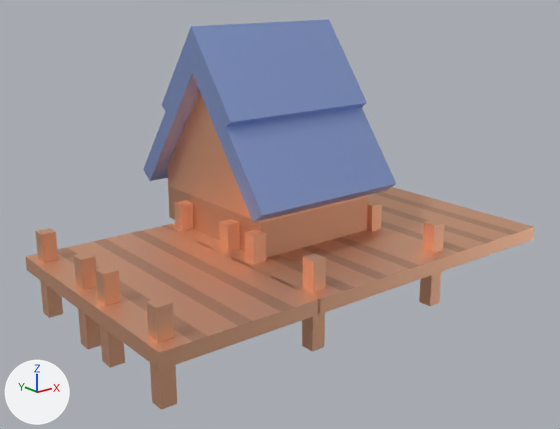
An edit to the FBX model Shata/Assets/Level/Building/Resources/Models/FisherHouselvl1.fbx, drawn before and after from the same camera.
Rendered twice from a camera (50 mm lens) standing at (-0.757, -1.022, 0.665) and looking at (0.075, 0.018, 0.249). Arrows for +X, +Y and +Z are at lower left; the lights stay in place. Where no turn or scale is listed for an object, it has been applied to the vertices.

The scene before the commit, as lines of its bpy script (objects in view):
```python
ob_dock_001 = bpy.data.objects.new('Dock.001', me_mesh_002)
ob_dock_001.location = (0.09, 0.112, 0.1)
ob_dock_003 = bpy.data.objects.new('Dock.003', me_mesh_004)
ob_dock_003.location = (0.09, -0.113, 0.1)
ob_dock_005 = bpy.data.objects.new('Dock.005', me_mesh_006)
ob_dock_005.location = (0.365, -0.113, 0.1)
ob_dock_006 = bpy.data.objects.new('Dock.006', me_mesh_009)
ob_dock_006.location = (-0.18, -0.113, 0.1)
ob_dock_007 = bpy.data.objects.new('Dock.007', me_mesh_010)
ob_dock_007.location = (-0.18, 0.112, 0.1)
# also in view: 'Dock' at (0.365, 0.112, 0.175); 'building.001' at (0.115, 0.112, 0.389)
```
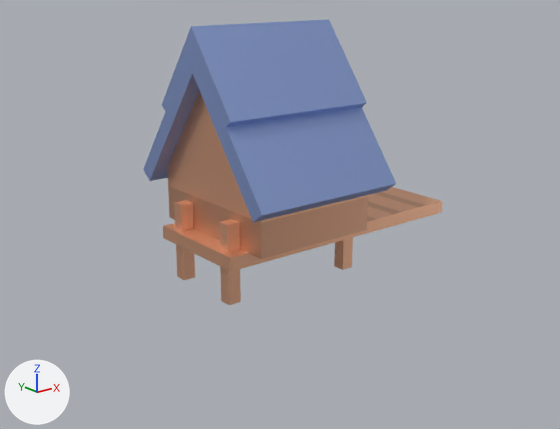
Location of each change, (x1, y1, x2, y2) in pixels of the pictures (560 x 429 px):
'Dock.006', deleted: before (83, 257, 320, 410)
    faces in mat_dirt_008 (beige #f2be9e): (83, 257, 320, 410)
    faces in mat_wood_008 (beige #dbab8e): (120, 264, 294, 341)
'Dock.003', deleted: before (232, 229, 440, 352)
    faces in mat_dirt_005 (beige #f2be9e): (232, 229, 440, 352)
    faces in mat_wood_005 (beige #dbab8e): (267, 237, 420, 291)
'Dock.007', deleted: before (25, 226, 230, 349)
    faces in mat_dirt_009 (beige #f2be9e): (25, 226, 230, 349)
    faces in mat_wood_009 (beige #dbab8e): (57, 231, 208, 287)
'Dock.005', deleted: before (363, 201, 535, 306)
    faces in mat_dirt_007 (beige #f2be9e): (363, 201, 535, 306)
    faces in mat_wood_007 (beige #dbab8e): (381, 205, 518, 252)
'Dock.001', unchanged, uncovered by the edit: before (164, 200, 245, 258); after (163, 200, 348, 305)
'Dock', unchanged, uncovered by the edit: before (368, 187, 441, 217); after (334, 187, 443, 270)

The change, as a diff of the scene's bpy script:
```diff
--- a/Shata/Assets/Level/Building/Resources/Models/FisherHouselvl1.fbx.py
+++ b/Shata/Assets/Level/Building/Resources/Models/FisherHouselvl1.fbx.py
@@ ob_dock_005 @@
-ob_dock_005 = bpy.data.objects.new('Dock.005', me_mesh_006)
-ob_dock_005.location = (0.365, -0.113, 0.1)
@@ ob_dock_007 @@
-ob_dock_007 = bpy.data.objects.new('Dock.007', me_mesh_010)
-ob_dock_007.location = (-0.18, 0.112, 0.1)
@@ ob_dock_003 @@
-ob_dock_003 = bpy.data.objects.new('Dock.003', me_mesh_004)
-ob_dock_003.location = (0.09, -0.113, 0.1)
@@ ob_dock_006 @@
-ob_dock_006 = bpy.data.objects.new('Dock.006', me_mesh_009)
-ob_dock_006.location = (-0.18, -0.113, 0.1)
```
